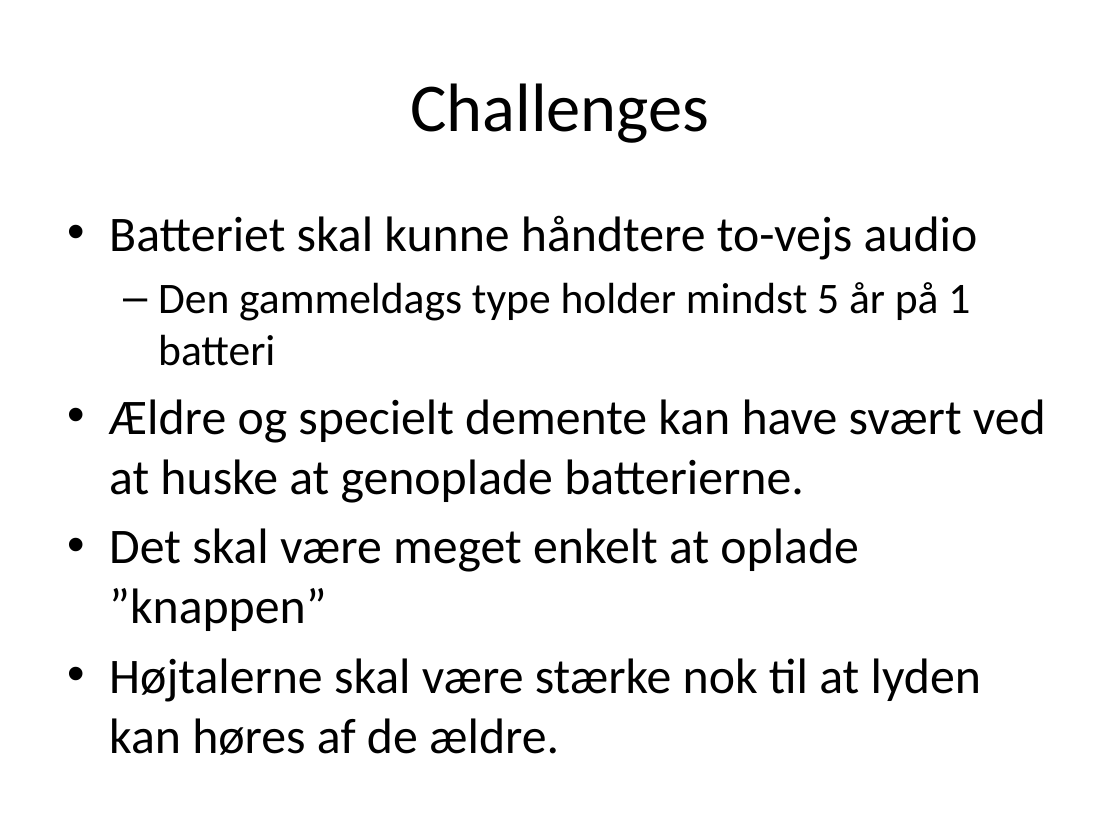
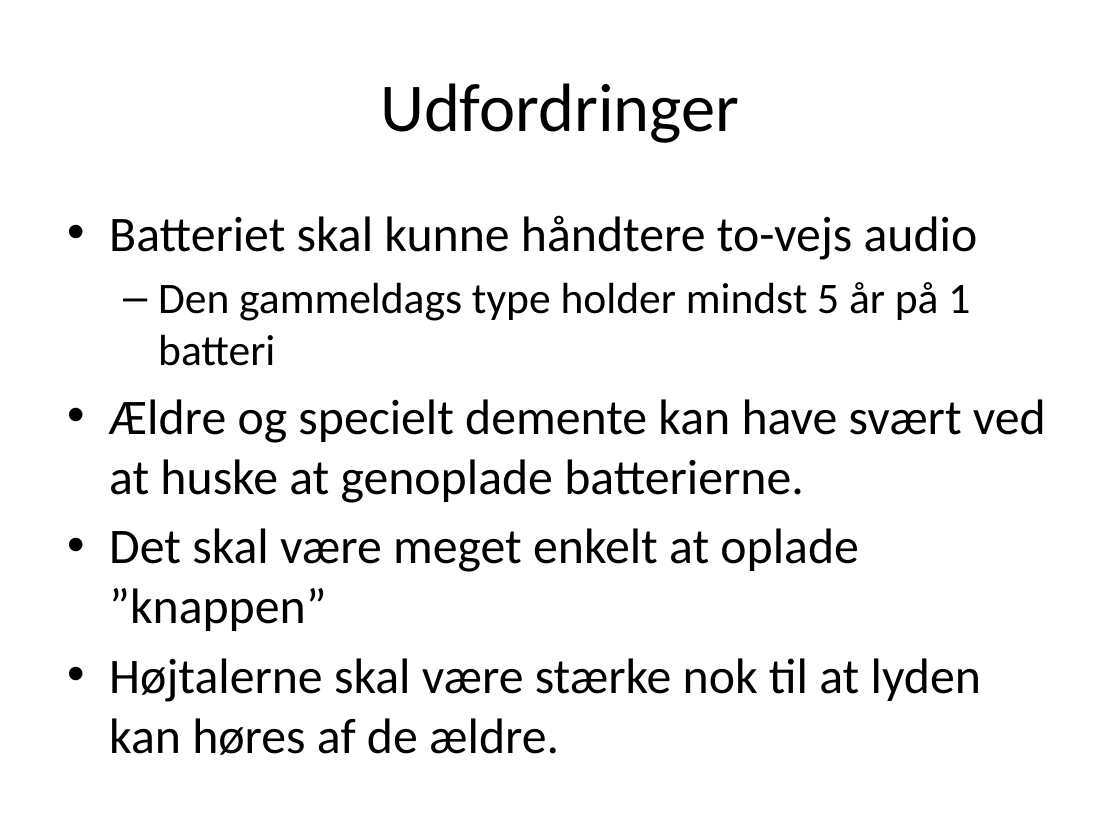
Before and after one commit to ahpoder/masterofit2009, a slide deck: slide 6 of syseng_hwco/proj/Artifact/Presentations/Presentation_11_02_11.pptx. Drawn at 1120x840 pixels with LibreOffice and Linux fonts; fonts in the diff are those of the drawing. Boxes give left, top, right and bottom in pixels: in the first picture for what was removed or moved away, otherwise in the second. Text is boxed around its words. In the diff, an @@ line names an element or a change of style, - is before the commit and + after.

```diff
--- a/syseng_hwco/proj/Artifact/Presentations/Presentation_11_02_11.pptx
+++ b/syseng_hwco/proj/Artifact/Presentations/Presentation_11_02_11.pptx
@@ title at [380,83,739,143]: text changed @@
-Challenges
+Udfordringer
```
Also in this commit, not shown: 1 other slide changed.
